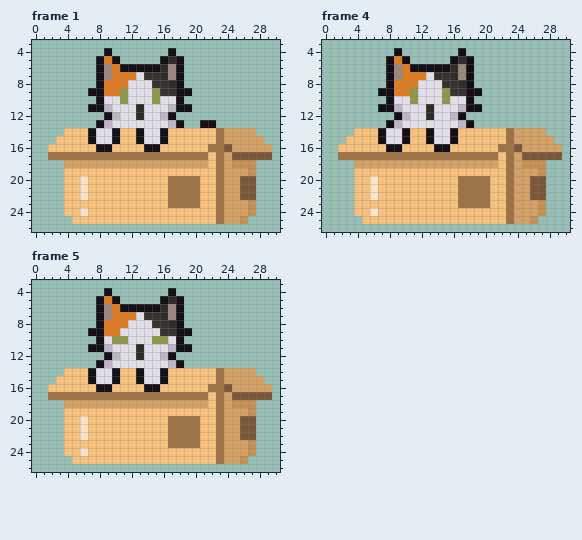
Two states of a pixel-art file, sprites/caixa-papelao/gato branco manchas pretas caixa papelao.ase. The picture above was drawn from the file before the commit.
32x32 pixels, 12 frames. Colours within 5 levels of each other are drawn and written as one. Shown: frame 1: x 0..30, y 3..26; frame 4: x 0..30, y 3..26; frame 5: x 0..30, y 3..26. The commit also changed other frames, which this record leaves out.
New version:
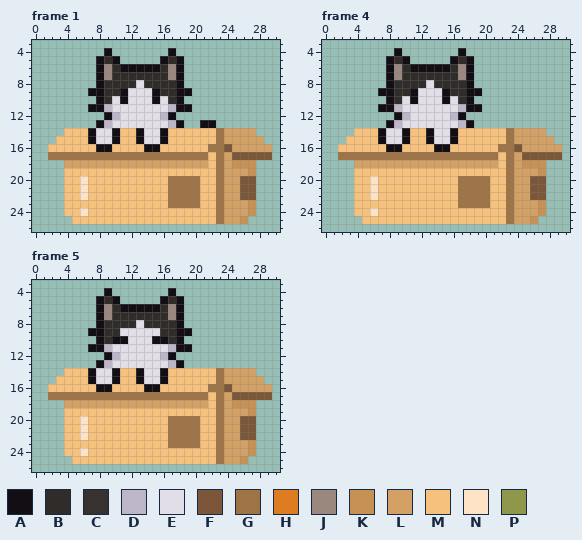
Palette (. is transparent): A #120e14  B #2f2c2a  C #373230  D #bdb5c8  E #e1dee7  F #7c5639  G #9e7345  H #de7c22  J #9a877e  K #c69155  L #d3a066  M #f6c17d  N #fde2c5  P #8f974a
From old to new:
Changed rows in their new state; - is an unchanged pixel.
Frame 1, layers "patas gato", "gato de pe":
first column x 9:
 5 B--------
 6 -B-------
 7 -BBBBBB--
 8 BBBB-BBB-
 9 BBA---ABB
10 B-A---A-B
11 ----E----
12 ----E----
Frame 4, layers "patas gato", "gato de pe": the same change as frame 1
Frame 5, layers "patas gato", "gato de pe":
first column x 9:
 5 B--------
 6 -B-------
 7 -BBBBBB--
 8 BBBB-BBB-
 9 BB-----BB
10 BAA---AAB
11 ----E----
12 ----E----
Where, in picture pixels (left, top, right, bottom), the same in both pictures:
changed: (104, 56, 176, 120)
changed: (394, 56, 466, 120)
changed: (104, 296, 176, 360)
